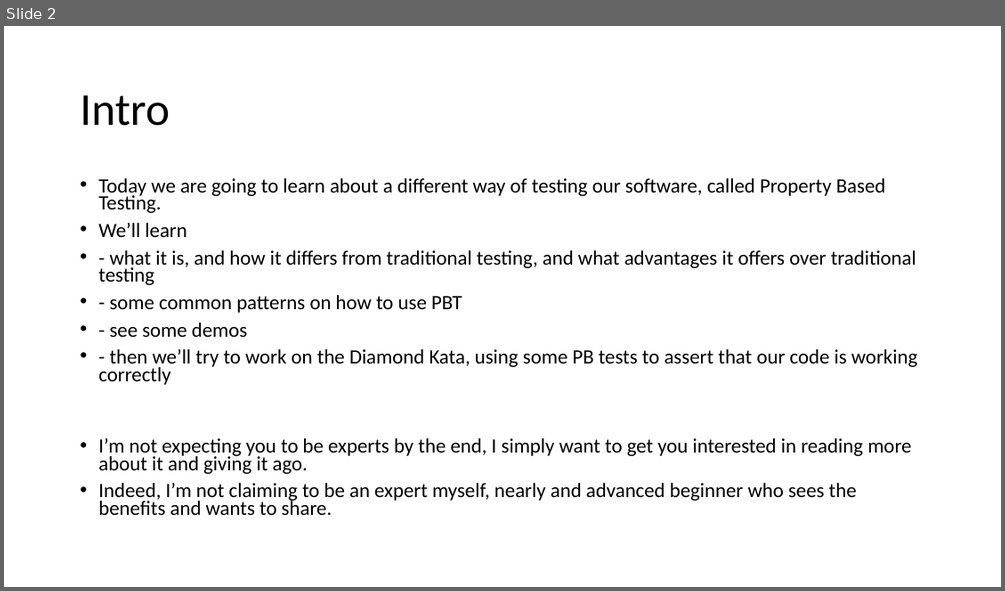
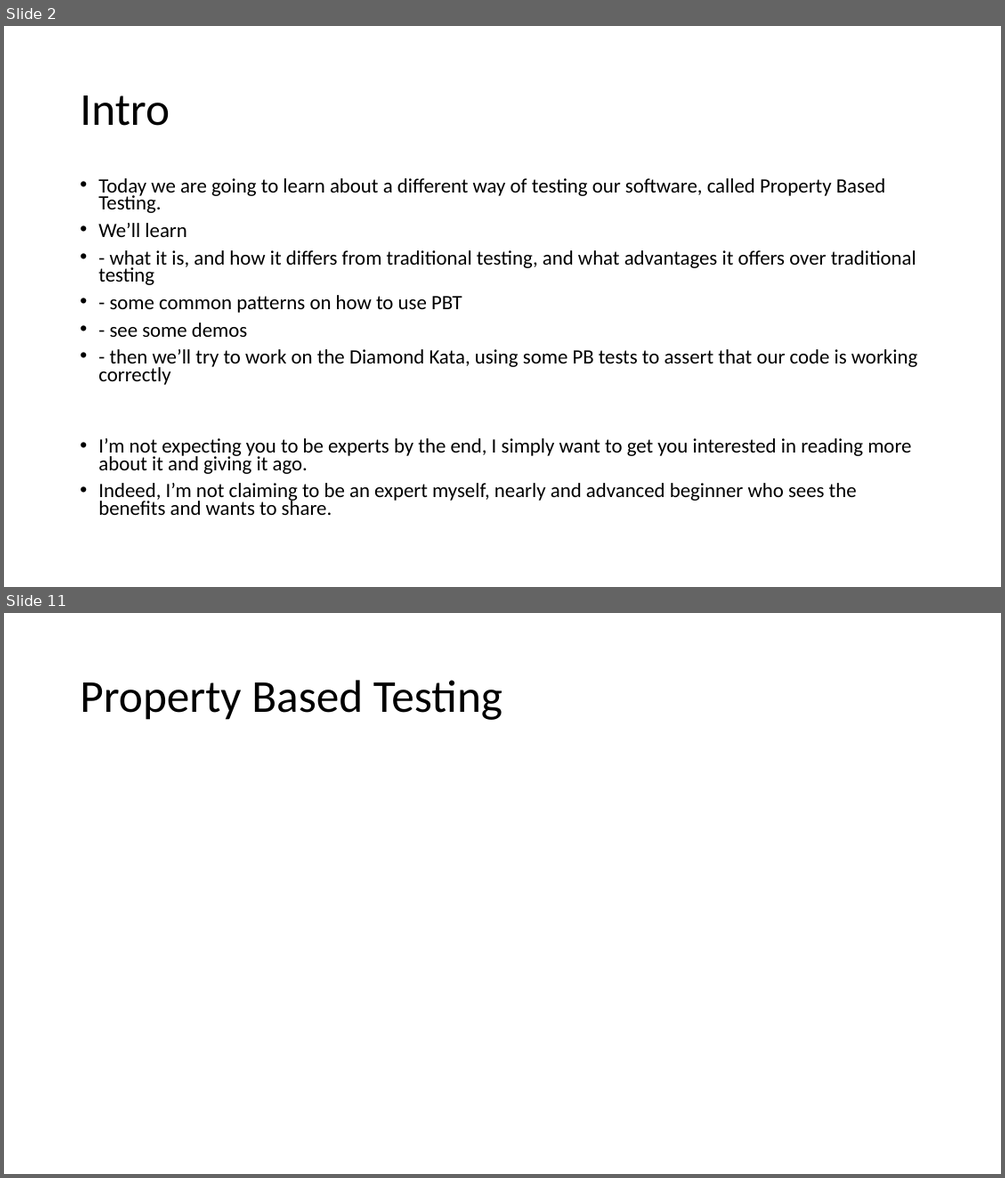
Before and after one commit to dcook-net/PropertyBasedTesting, a slide deck: Presentation1.pptx. Shown one above the other, each under a label of ours: slide 2 before the commit, slides 2 and 11 after it; the slides between them are not shown. The pictures are 1005x591 and 1005x1178 pixels, drawn with LibreOffice and Linux fonts; fonts in the diff are those of the drawing. Boxes give left, top, right and bottom in pixels: in the first picture for what was removed or moved away, otherwise in the second. Text is boxed around its words. In the diff, an @@ line names an element or a change of style, - is before the commit and + after.

```diff
--- a/Presentation1.pptx
+++ b/Presentation1.pptx
@@ slide 11 added at (4,613,1001,1174), background #FFFFFF @@
@@ title added at (80,680,502,720), 44 pt, text #000000 @@
+Property Based Testing
```
Also in this commit, not shown: 1 slide changed, 24 other slides added, 1 slide removed, 1 other file.
